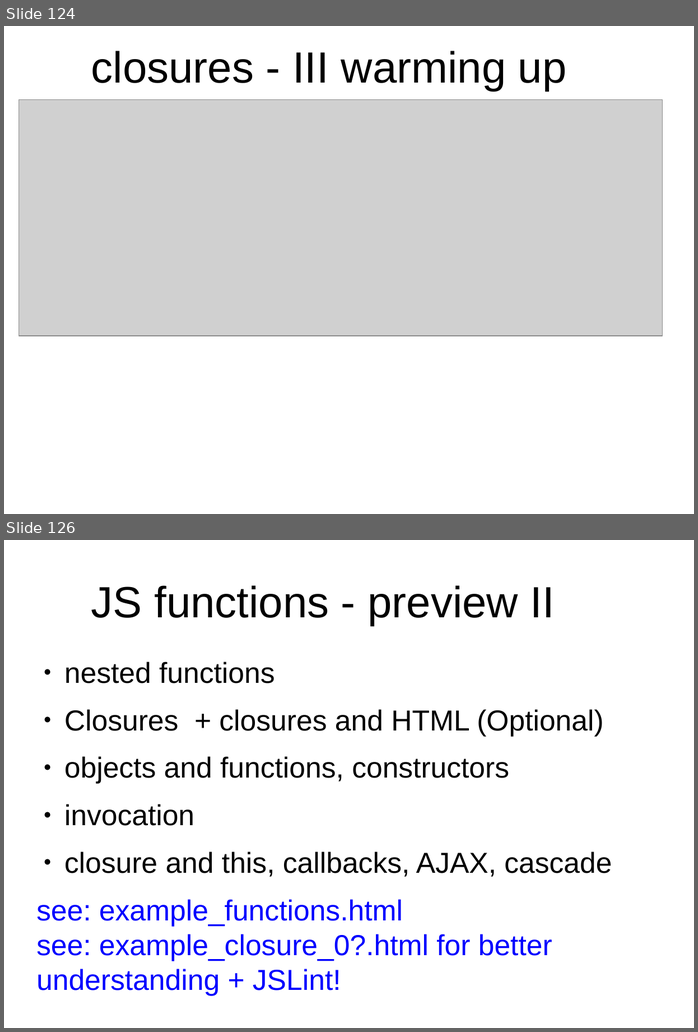
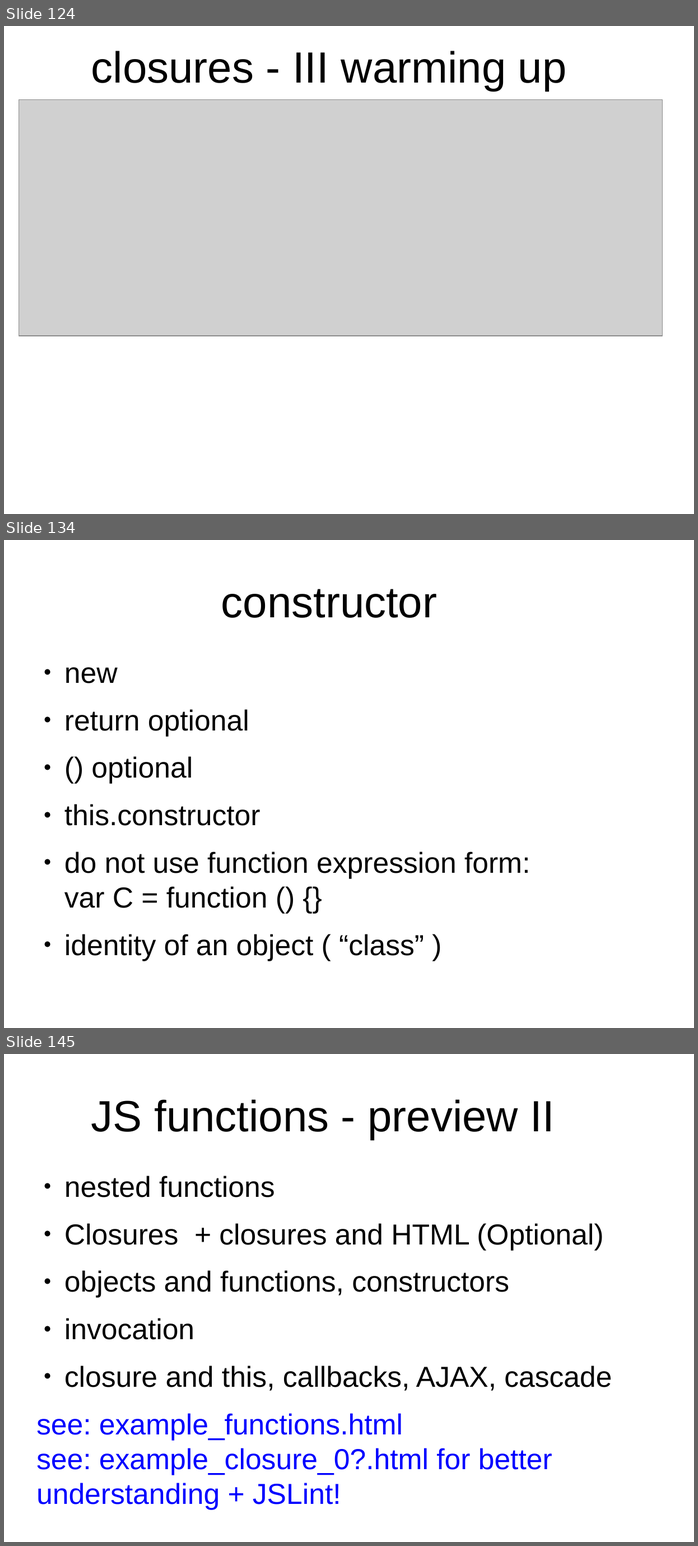
Before and after one commit to peterborkuti/other, a slide deck: JavaScriptBasics/jsbasics-slide.odp. Shown one above the other, each under a label of ours: slides 124 and 126 before the commit, slides 124, 134 and 145 after it; the slides between them are not shown. The pictures are 698x1032 and 698x1546 pixels, drawn with LibreOffice and Linux fonts; fonts in the diff are those of the drawing; grey boxes stand for pictures; background and template pictures are left out. Boxes give left, top, right and bottom in pixels: in the first picture for what was removed or moved away, otherwise in the second. Text is boxed around its words. In the diff, an @@ line names an element or a change of style, - is before the commit and + after.

```diff
--- a/JavaScriptBasics/jsbasics-slide.odp
+++ b/JavaScriptBasics/jsbasics-slide.odp
@@ slide 134 added at (4, 540, 694, 1028), background #FFFFFF @@
@@ title added at (221, 589, 437, 618), 53.3 pt, text #000000 @@
+constructor
@@ text added at (64, 667, 530, 961), 35.3 pt, text #000000 @@
+● new
+● return optional
+● () optional
+● this.constructor
+● do not use function expression form:
+  var C = function () {}
+● identity of an object ( “class” )
@@ what was slide 126 is now slide 145 @@
```
Also in this commit, not shown: 19 other slides added, 1 slide removed, 1 other file.
